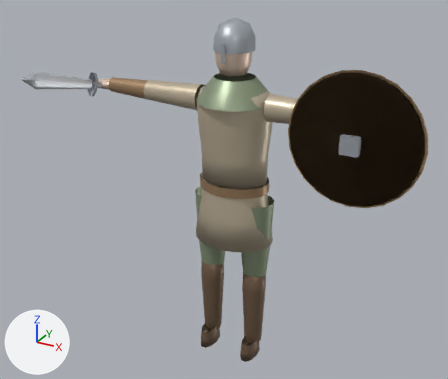
One commit to the glTF model models/era1/yevropa_qilichboz.glb: the scene before it, then after it.
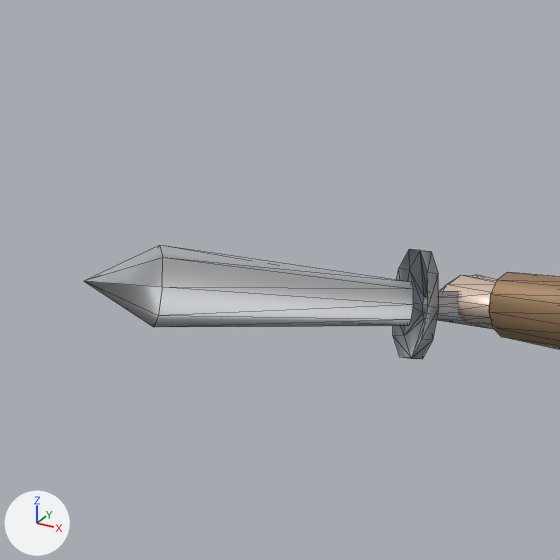
Each version is shown whole from a 50 mm camera at (1.386, -2.629, 2.276) aimed at (0.03, -0.163, 1.043), then close up on the part from 1% to 28% of the width and 5% to 37% of the height. The axes (+X, +Y, +Z) are drawn at lower left. The lights are the same throughout. The older version's two pictures come first. The close-ups show mesh edges as thin lines. Vertices at exactly the same position are counted once.

Names of what the first close-up shows: 'Yevropa_Oddiy_Askar_Mesh'.
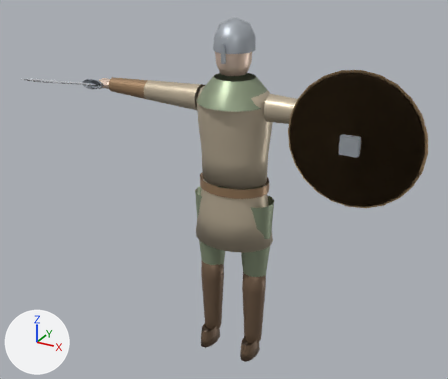
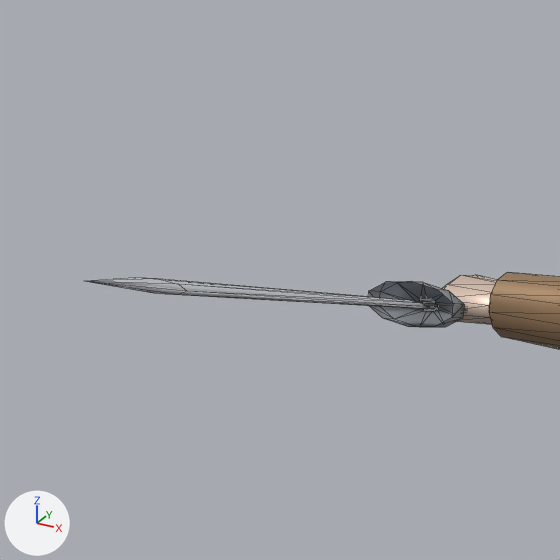
What the commit changed:
me_yevropa_oddiy_askar_geo has 934 vertices, 1448 faces and spans x -0.86..0.98, y -0.6..0.19, z 0.0..1.85.
me_yevropa_oddiy_askar_geo is used by ob_yevropa_oddiy_askar_mesh; location (0.0, 0.0, 0.0).
me_yevropa_oddiy_askar_geo part 1: the loose piece of 41 vertices spanning x -0.83..-0.77, y -0.13..0.06, z 1.4..1.52 is multiplied about its middle by the matrix ((0.0, -0.259, -0.966), (0.259, 0.933, -0.25), (0.966, -0.25, 0.067)), then moved by (-0.02, 0.0, -0.02).
me_yevropa_oddiy_askar_geo part 2: the loose piece of 17 vertices spanning x -0.81..-0.79, y -0.6..-0.11, z 1.44..1.6 is multiplied about its middle by the matrix ((0.0, -0.259, -0.966), (0.259, 0.933, -0.25), (0.966, -0.25, 0.067)).

Pixel boxes [x1, y1, x2, y2] of what changed, in the close-ups (560 x 560 px; the box of a moved part takes in the faces that stretch with it):
'Yevropa_Oddiy_Askar_Mesh', reshaped: before [84, 245, 560, 359]; after [86, 272, 560, 350]
part 1 of me_yevropa_oddiy_askar_geo, moved or reshaped: before [393, 249, 494, 359]; after [369, 281, 466, 327]
part 2 of me_yevropa_oddiy_askar_geo, moved or reshaped: before [84, 245, 413, 327]; after [86, 278, 427, 309]
